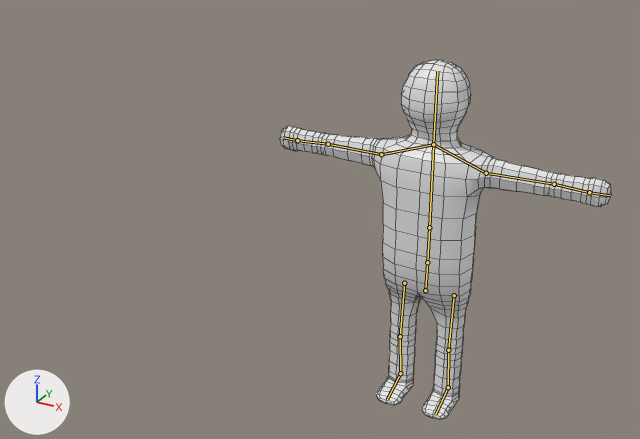
An edit to the Blender file models/wip/human.blend, drawn before and after from the same camera.
One viewpoint serves both versions: a 50 mm lens placed at (1.4, -3.53, 2.68), pointed at (-0.6, 0.11, 0.87). Arrows for +X, +Y and +Z are at lower left; the lights stay in place. The bones that bend it are drawn over the model as lines. Mesh edges are drawn as thin lines.
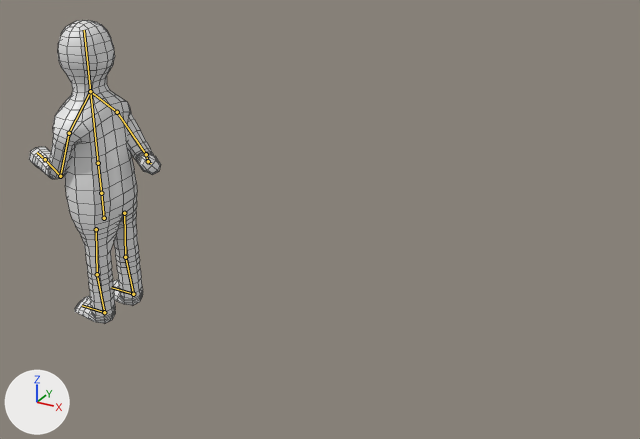
The newer file adds an action. The first version stands in its rest pose; the second is drawn at frame 140 of the action 'ArmatureAction'.

What changed in the scene script:
```text
Change bone_root:
    where bone_root = bpy.data.objects['Armature'].pose.bones['root']
    bone_root.location: (0.0, 0.0, 0.0) -> (1.985, -0.018, -0.089)
    bone_root.rotation_quaternion: (1.0, 0.0, 0.0, 0.0) -> (0.732, -0.006, -0.681, 0.0)  # degrees (0, 0, 0) -> degrees (-7, -86, 7)
Change bone_shoulder_l:
    where bone_shoulder_l = bpy.data.objects['Armature'].pose.bones['shoulder.L']  # child of 'spine1'
    bone_shoulder_l.rotation_quaternion: (1.0, 0.0, 0.0, 0.0) -> (0.985, 0.0, 0.0, -0.173)  # degrees (0, 0, 0) -> degrees (0, 0, -20)
Change bone_arm0_l:
    where bone_arm0_l = bpy.data.objects['Armature'].pose.bones['arm0.L']  # child of 'shoulder.L'
    bone_arm0_l.rotation_quaternion: (1.0, 0.0, 0.0, 0.0) -> (0.776, 0.233, -0.047, -0.585)  # degrees (0, 0, 0) -> degrees (25, 12, -71)
Change bone_arm1_l:
    where bone_arm1_l = bpy.data.objects['Armature'].pose.bones['arm1.L']  # child of 'arm0.L'
    bone_arm1_l.rotation_quaternion: (1.0, 0.0, 0.0, 0.0) -> (0.782, 0.605, -0.035, -0.147)  # degrees (0, 0, 0) -> degrees (74, 7, -16)
Change bone_shoulder_r:
    where bone_shoulder_r = bpy.data.objects['Armature'].pose.bones['shoulder.R']  # child of 'spine1'
    bone_shoulder_r.rotation_quaternion: (1.0, 0.0, 0.0, 0.0) -> (0.985, 0.0, 0.0, 0.173)  # degrees (0, 0, 0) -> degrees (0, 0, 20)
Change bone_arm0_r:
    where bone_arm0_r = bpy.data.objects['Armature'].pose.bones['arm0.R']  # child of 'shoulder.R'
    bone_arm0_r.rotation_quaternion: (1.0, 0.0, 0.0, 0.0) -> (0.736, -0.3, -0.213, 0.569)  # degrees (0, 0, 0) -> degrees (-43, 2, 75)
Change bone_arm1_r:
    where bone_arm1_r = bpy.data.objects['Armature'].pose.bones['arm1.R']  # child of 'arm0.R'
    bone_arm1_r.rotation_quaternion: (1.0, 0.0, 0.0, 0.0) -> (0.814, -0.306, -0.115, 0.481)  # degrees (0, 0, 0) -> degrees (-38, 6, 59)
Change bone_ik_leg_pole_l:
    where bone_ik_leg_pole_l = bpy.data.objects['Armature'].pose.bones['ik_leg_pole.L']
    bone_ik_leg_pole_l.location: (0.0, 0.0, 0.0) -> (2.347, -0.024, 0.0)
    bone_ik_leg_pole_l.rotation_quaternion: (1.0, 0.0, 0.0, 0.0) -> (0.707, 0.0, 0.0, -0.707)  # degrees (0, 0, 0) -> degrees (0, 0, -90)
Change bone_ik_target_l:
    where bone_ik_target_l = bpy.data.objects['Armature'].pose.bones['ik_target.L']
    bone_ik_target_l.location: (0.0, 0.0, 0.0) -> (2.07, -0.253, 0.0)
    bone_ik_target_l.rotation_quaternion: (1.0, 0.0, 0.0, 0.0) -> (0.707, 0.0, 0.0, 0.707)  # degrees (0, 0, 0) -> degrees (0, 0, 90)
Change bone_ik_leg_pole_r:
    where bone_ik_leg_pole_r = bpy.data.objects['Armature'].pose.bones['ik_leg_pole.R']
    bone_ik_leg_pole_r.location: (0.0, 0.0, 0.0) -> (2.081, -0.289, 0.0)
    bone_ik_leg_pole_r.rotation_quaternion: (1.0, 0.0, 0.0, 0.0) -> (0.707, 0.0, 0.0, -0.707)  # degrees (0, 0, 0) -> degrees (0, 0, -90)
Change bone_ik_target_r:
    where bone_ik_target_r = bpy.data.objects['Armature'].pose.bones['ik_target.R']
    bone_ik_target_r.location: (0.0, 0.0, 0.0) -> (1.804, 0.012, 0.0)
    bone_ik_target_r.rotation_quaternion: (1.0, 0.0, 0.0, 0.0) -> (0.707, 0.0, 0.0, 0.707)  # degrees (0, 0, 0) -> degrees (0, 0, 90)
```

What differs and where, as boxes (x1, y1, x2, y2) in the pictures (640 x 439 px):
'Cube', posed (60% narrower, 16% shorter): before (280, 60, 611, 420); after (29, 20, 161, 324)
bone 'root', root to tip: before (425, 290) to (427, 262); after (104, 218) to (101, 193)
bone 'shoulder.L', root to tip: before (433, 144) to (486, 173); after (90, 91) to (69, 133)
bone 'arm0.L', root to tip: before (486, 173) to (554, 184); after (69, 133) to (60, 176)
bone 'arm1.L', root to tip: before (554, 184) to (589, 192); after (60, 176) to (45, 159)
bone 'shoulder.R', root to tip: before (433, 144) to (381, 154); after (90, 91) to (117, 112)
bone 'arm0.R', root to tip: before (381, 154) to (328, 144); after (117, 112) to (146, 154)
bone 'arm1.R', root to tip: before (328, 144) to (297, 140); after (146, 154) to (148, 161)
